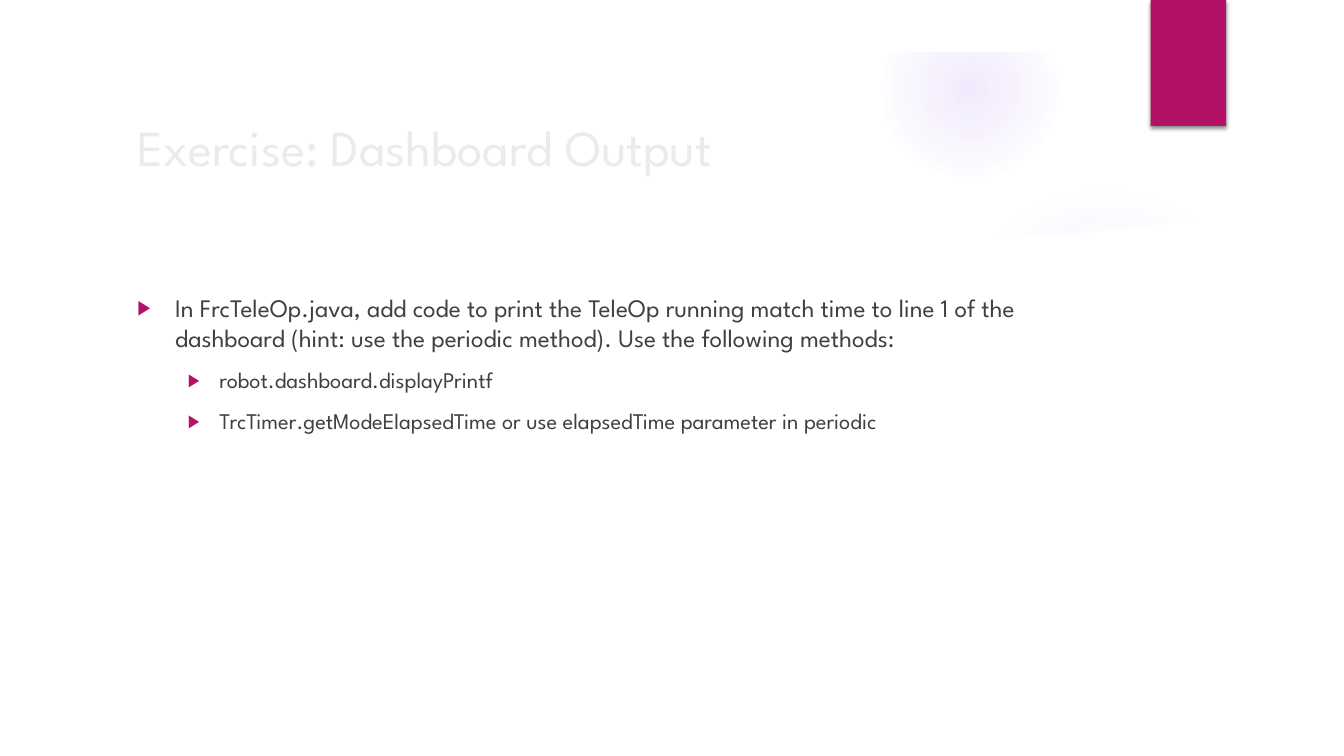
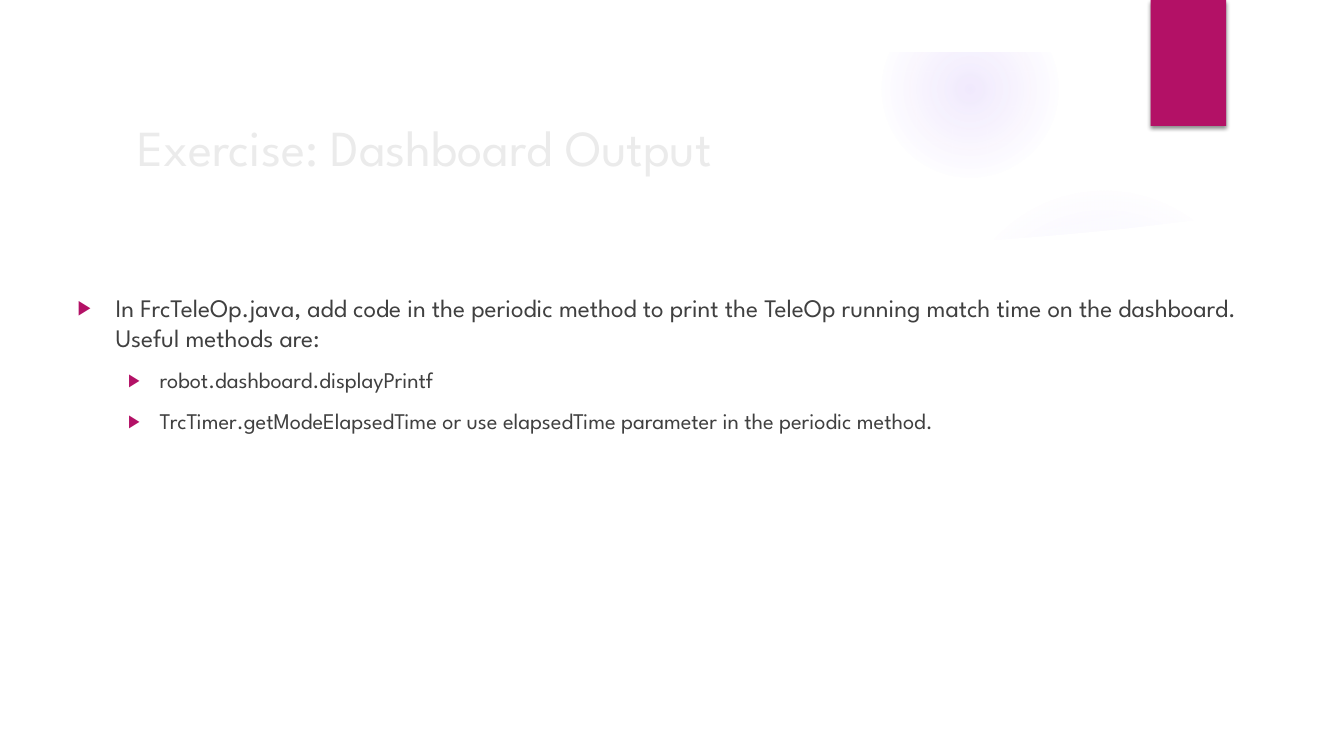
Before and after one commit to trc492/FrcProgrammingClass, a slide deck: slide 8 of Lesson2/BasicRobotComponents.pptx. Drawn at 1344x756 pixels with LibreOffice and Linux fonts; fonts in the diff are those of the drawing; background and template pictures are left out. Boxes give left, top, right and bottom in pixels: in the first picture for what was removed or moved away, otherwise in the second. Text is boxed around its words. In the diff, an @@ line names an element or a change of style, - is before the commit and + after.

```diff
--- a/Lesson2/BasicRobotComponents.pptx
+++ b/Lesson2/BasicRobotComponents.pptx
@@ text "In FrcTeleOp.java, add code in ...": place and size @@
-text "In FrcTeleOp.java, add code in ..." at bbox=[175, 299, 1014, 434]
+text "In FrcTeleOp.java, add code in ..." at bbox=[116, 299, 1236, 434]
@@ text at bbox=[116, 299, 1236, 348]: text changed @@
-▶ In FrcTeleOp.java, add code to print the TeleOp running match time to line 1 of the dashboard (hint: use the periodic method). Use the following methods:
+▶ In FrcTeleOp.java, add code in the periodic method to print the TeleOp running match time on the dashboard. Useful methods are:
@@ text at bbox=[160, 413, 933, 434]: text changed @@
-  ▶ TrcTimer.getModeElapsedTime or use elapsedTime parameter in periodic
+  ▶ TrcTimer.getModeElapsedTime or use elapsedTime parameter in the periodic method.
```
Also in this commit, not shown: 19 other slides changed, 12 slides added, 25 other files.
